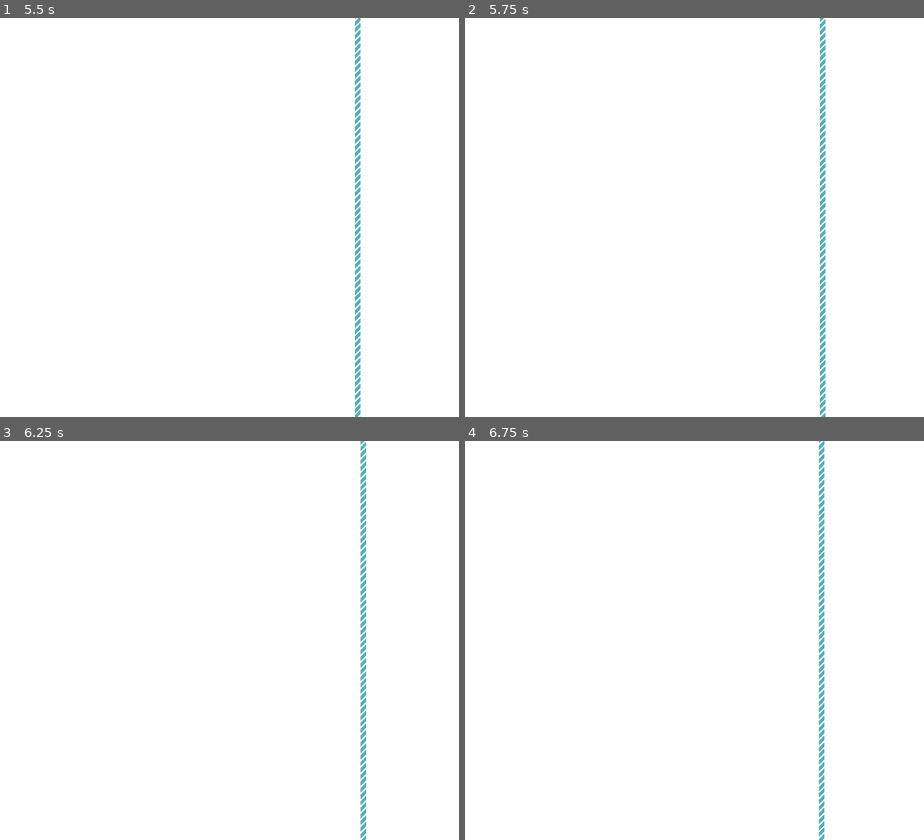
Above: before the commit, frames 1-4 (two rows, left to right).
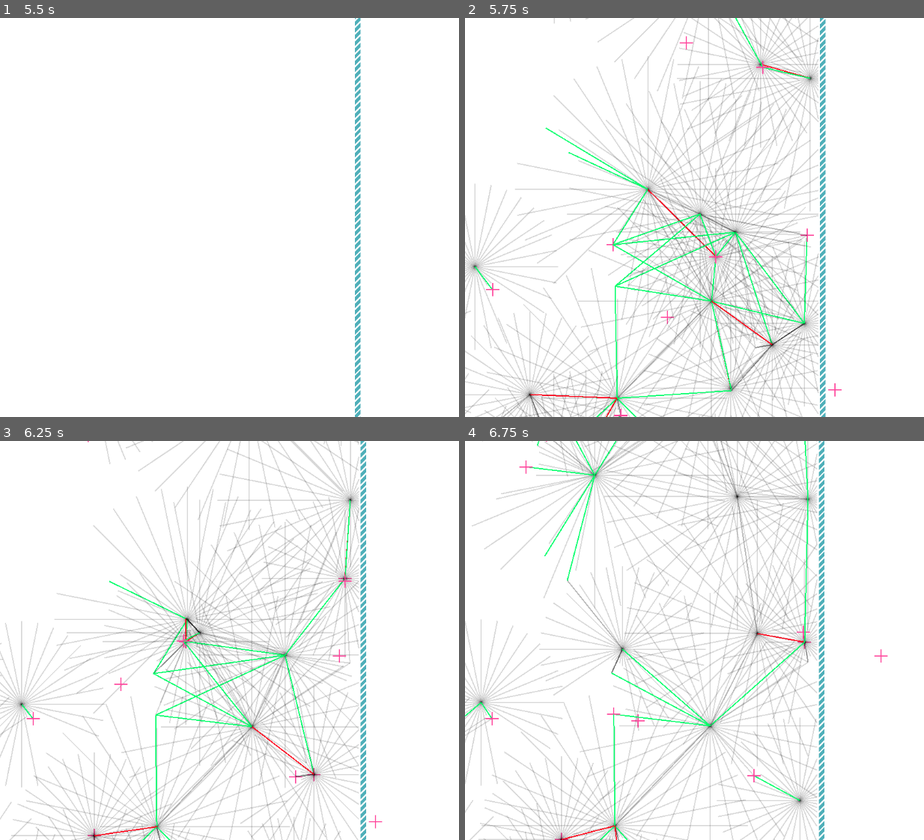
Above: after the commit, the same moments.

Repository: blekki/Bacteriostat
Game: Godot game, scene res://src/bacteriostat/bacteriostat.tscn
Same seed, same stepped clock (60 frames per second), same inputs: the game is played once before the commit and once after it.
Inputs (mouse positions are in pixels of both pictures, inside the frame that each line leads up to):
- Up to frame 1 (5.5 s): tap Enter at 0.5, 2, 4.25 s; drag from (outside the picture) to (outside the picture) at 0.52 s; tap Space (simulation_control) at 1.25, 2.75, 5 s; drag from (outside the picture) to (outside the picture) at 1.27 s; move the mouse to (outside the picture) at 2.02 s; hold D (cam_move_right) 2.03-2.75 s; click (outside the picture) at 2.17 s; drag from (371, 253) to (105, 165) at 2.77 s; drag from (197, 313) to (188, 65) at 3.52 s; drag from (307, 25) to (64, 129) at 4.27 s; move the mouse to (266, 277) at 5.02 s; hold Space (simulation_control) from 5.03 s (still down); click (266, 277) at 5.17 s
- Up to frame 2 (5.75 s): keep holding Space (simulation_control); tap 3 (debug_full_mode) at 5.65 s
- Up to frame 3 (6.25 s): release Space (simulation_control) at 5.75 s; drag from (339, 748) to (183, 612) at 5.77 s
- Up to frame 4 (6.75 s): drag from (786, 628) to (621, 676) at 6.52 s

Frame 1 is identical in both runs. In frame 2, 18% of the frame differs, in the area x 0-83%, y 0-100%; in frame 3, 15%; in frame 4, 16%.

Commit message:
Rework debug lines printing with RenderingServer.

Diff:
--- a/src/debug/debug.gd
+++ b/src/debug/debug.gd
@@ -1,5 +1,10 @@
-# Singlton "Debug" for... debug features :/
+# Singleton "Debug" for... debug features :/
 extends Node2D
+
+class LinesPack:
+	extends RefCounted
+	var lines: Array[Vector2] = []
+	var colors: Array[Color] = []
 
 enum DEBUG_MODES {
 	OFF,
@@ -10,23 +15,32 @@
 var debug_mode = DEBUG_MODES.SINGLE;
 var line_width: float = 2.0
 
-var _last_id: int = 0;
-var _layers: Dictionary[int, Array] = {}
+var _last_id: int = 0
+var _layers: Dictionary[int, LinesPack] = {}	# Dictionary[id, Array[lines, colors]]
 var _selected_object: Entity = null
+var _canvas: RID
 
 # <> methods <>
 func _ready() -> void:
 	WorldContext.click_on_object_debug.connect(_on_click_on_object_debug)
 	WorldContext.remove_object.connect(_on_remove_object)
 
-	z_index = -1
+	_canvas = RenderingServer.canvas_item_create()
+	var current_canvas: RID = get_viewport().find_world_2d().canvas
+	RenderingServer.canvas_item_set_parent(_canvas, current_canvas)
+	RenderingServer.canvas_item_set_z_index(_canvas, 10)
 
 	# ignore shadow
 	var unshaded_material = CanvasItemMaterial.new()
 	unshaded_material.light_mode = CanvasItemMaterial.LIGHT_MODE_UNSHADED
 	material = unshaded_material
+	RenderingServer.canvas_item_set_material(_canvas, material)
+
+func _exit_tree():
+	RenderingServer.free_rid(_canvas)
 
 func _process(_delta: float):
+	RenderingServer.canvas_item_clear(_canvas)
 	queue_redraw()
 
 func _input(event: InputEvent):
@@ -46,49 +60,48 @@
 			draw_all()
 
 func draw_record(layer: int):
-	for line in _layers.get(layer):
-		draw_line(line.start, line.end, line.color, line_width)
+	if not _layers[layer].lines.is_empty():
+		RenderingServer.canvas_item_add_multiline(
+			_canvas, _layers[layer].lines, _layers[layer].colors, line_width
+		)
 
 func draw_all():
-	for record in _layers:
-		for line in _layers.get(record):
-			draw_line(line.start, line.end, line.color, line_width)
+	for layer in _layers:
+		if not _layers[layer].lines.is_empty():
+			RenderingServer.canvas_item_add_multiline(
+				_canvas, _layers[layer].lines, _layers[layer].colors, line_width
+			)
 
 func add_line(layer_id: int, start: Vector2, end: Vector2, color: Color):
-	_layers.get(layer_id).append(
-		Line.new(start, end, color)
-	)
+	_layers[layer_id].lines.append(start)
+	_layers[layer_id].lines.append(end)
+	_layers[layer_id].colors.append(color)
 
 func add_target(layer_id: int, target_position: Vector2, color: Color):
 	const TARGET_SIZE: int = 12
+	var start: Vector2
+	var end: Vector2
 
-	var line1 = Line.new(
-		Vector2(target_position.x, target_position.y - TARGET_SIZE),
-		Vector2(target_position.x, target_position.y + TARGET_SIZE),
-		color
-	)
-
-	var line2 = Line.new(
-		Vector2(target_position.x - TARGET_SIZE, target_position.y),
-		Vector2(target_position.x + TARGET_SIZE, target_position.y),
-		color
-	)
-
-	_layers.get(layer_id).append(line1)
-	_layers.get(layer_id).append(line2)
+	# save line 1
+	start = Vector2(target_position.x, target_position.y - TARGET_SIZE)
+	end   = Vector2(target_position.x, target_position.y + TARGET_SIZE)
+	add_line(layer_id, start, end, color)
+	# save line 2
+	start = Vector2(target_position.x - TARGET_SIZE, target_position.y)
+	end   = Vector2(target_position.x + TARGET_SIZE, target_position.y)
+	add_line(layer_id, start, end, color)
 
 func get_new_layer() -> int:
 	_last_id += 1
-	var lines: Array[Line] = []
-	_layers[_last_id] = lines
+	var pack: LinesPack = LinesPack.new()
+	_layers[_last_id] = pack
 	return _last_id
 
 func clean_layer(id: int):
-	_layers[id] = []
+	_layers[id] = LinesPack.new()
 
 func remove_layer(id: int):
 	if _layers.has(id):
-		_layers[id] = []
 		_layers.erase(id)
 
 # <> signals <>
--- a/src/debug/line.gd
+++ b/src/debug/line.gd
@@ -1,3 +1,4 @@
+## NOT RELEVANT ##
 class_name Line
 extends RefCounted
 
